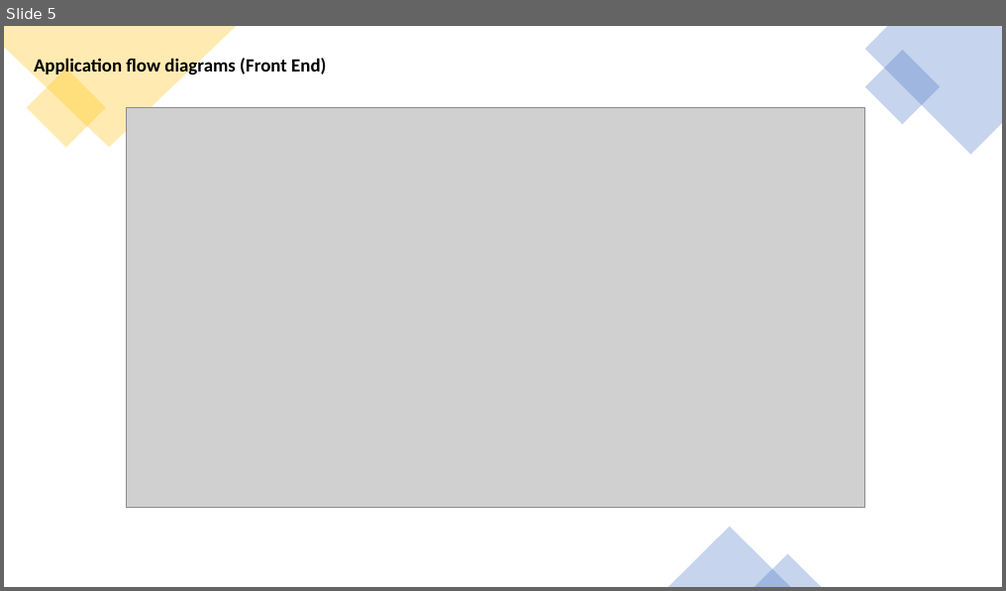
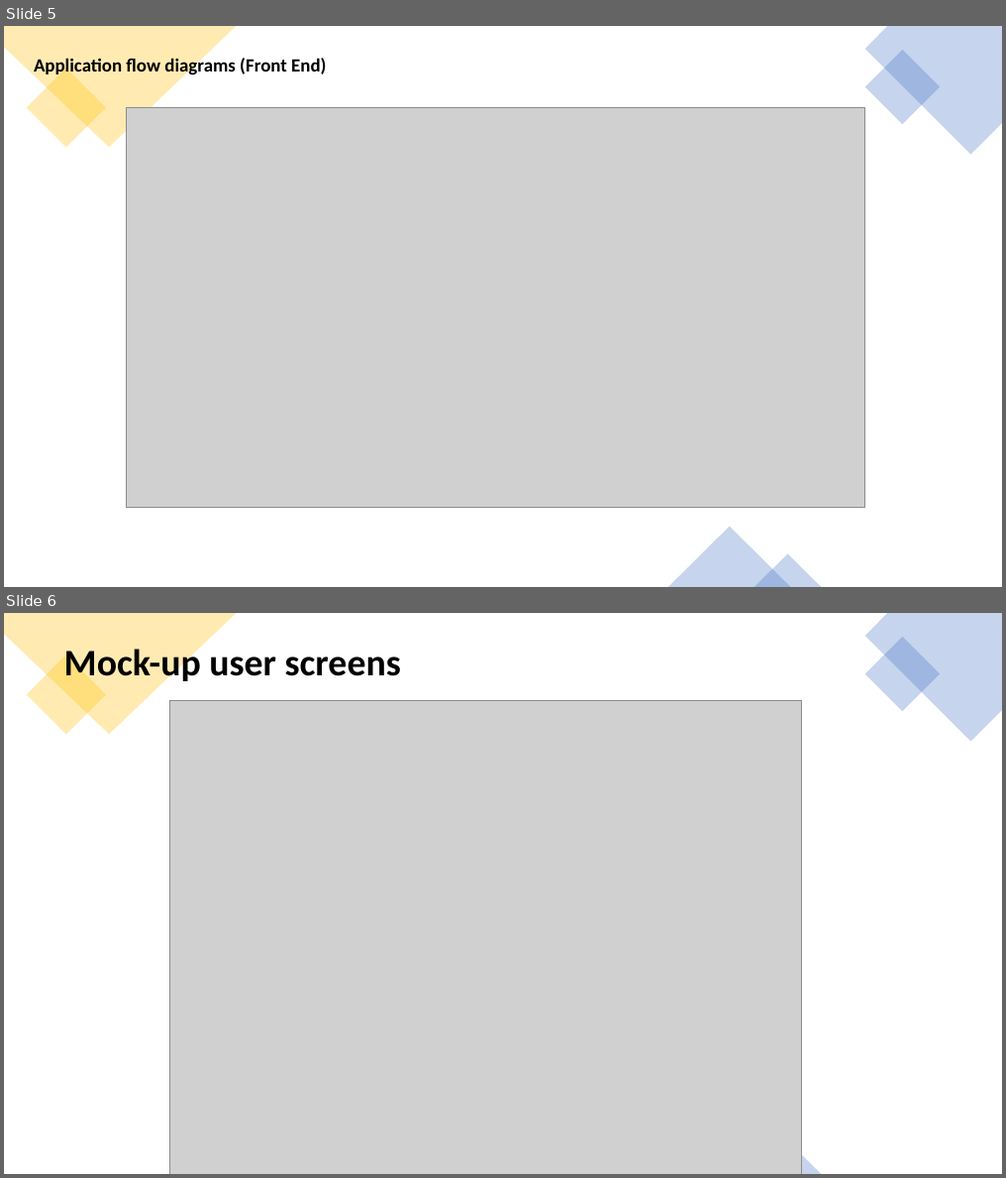
Before and after one commit to spydx/dat250gruppe9, a slide deck: DesignDocument/DesignPresentation.pptx. Shown one above the other, each under a label of ours: slide 5 before the commit, slides 5 and 6 after it. The pictures are 1006x591 and 1006x1178 pixels, drawn with LibreOffice and Linux fonts; fonts in the diff are those of the drawing; grey boxes stand for pictures. Boxes give left, top, right and bottom in pixels: in the first picture for what was removed or moved away, otherwise in the second. Text is boxed around its words. In the diff, an @@ line names an element or a change of style, - is before the commit and + after.

```diff
--- a/DesignDocument/DesignPresentation.pptx
+++ b/DesignDocument/DesignPresentation.pptx
@@ slide 6 added at <box>4,613,1002,1174</box>, background #FFFFFF @@
@@ freeform shape added at <box>4,613,236,735</box>, fill #FFC000 at 30% opacity @@
@@ freeform shape added at <box>865,613,1002,742</box>, fill #4472C4 at 30% opacity @@
@@ rectangle added at <box>865,637,941,712</box>, fill #4472C4 at 30% opacity @@
@@ rectangle added at <box>26,656,105,735</box>, fill #FFC000 at 30% opacity @@
@@ title added at <box>64,647,401,684</box>, 36 pt, text #000000, bold @@
+Mock-up user screens
@@ picture added at <box>169,700,801,1174</box> @@
@@ triangle added at <box>668,1114,791,1174</box>, fill #4472C4 at 30% opacity @@
@@ triangle added at <box>754,1142,822,1174</box>, fill #4472C4 at 30% opacity @@
```
Also in this commit, not shown: 12 slides changed, 1 slide removed, 9 other files.
